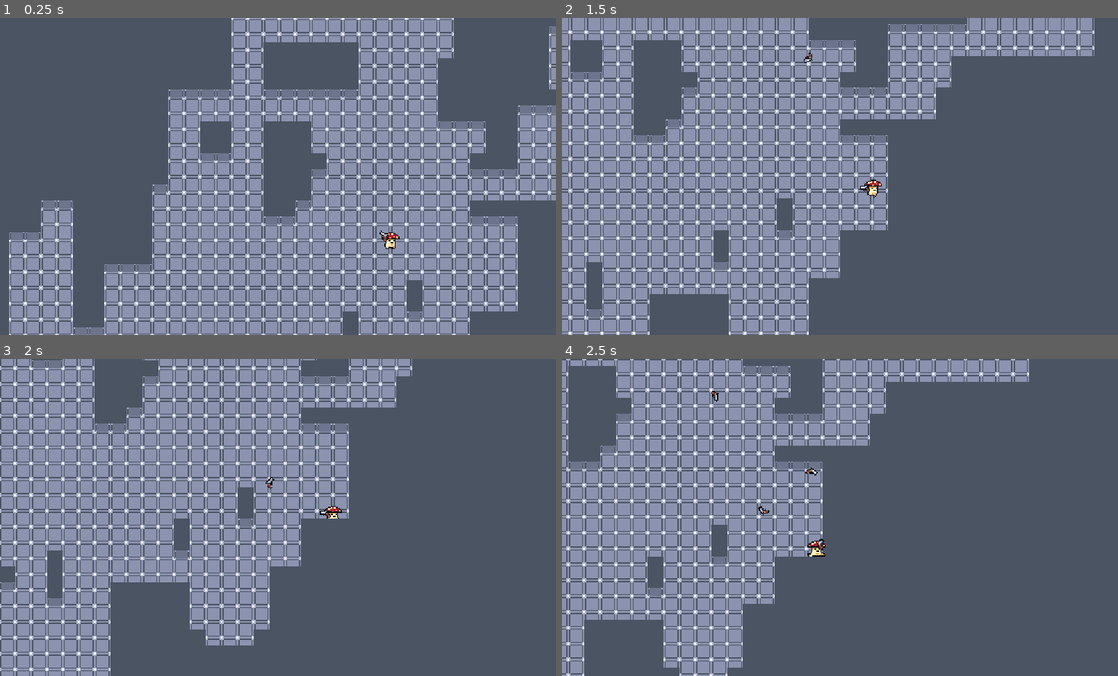
Above: before the commit, frames 1-4 (two rows, left to right).
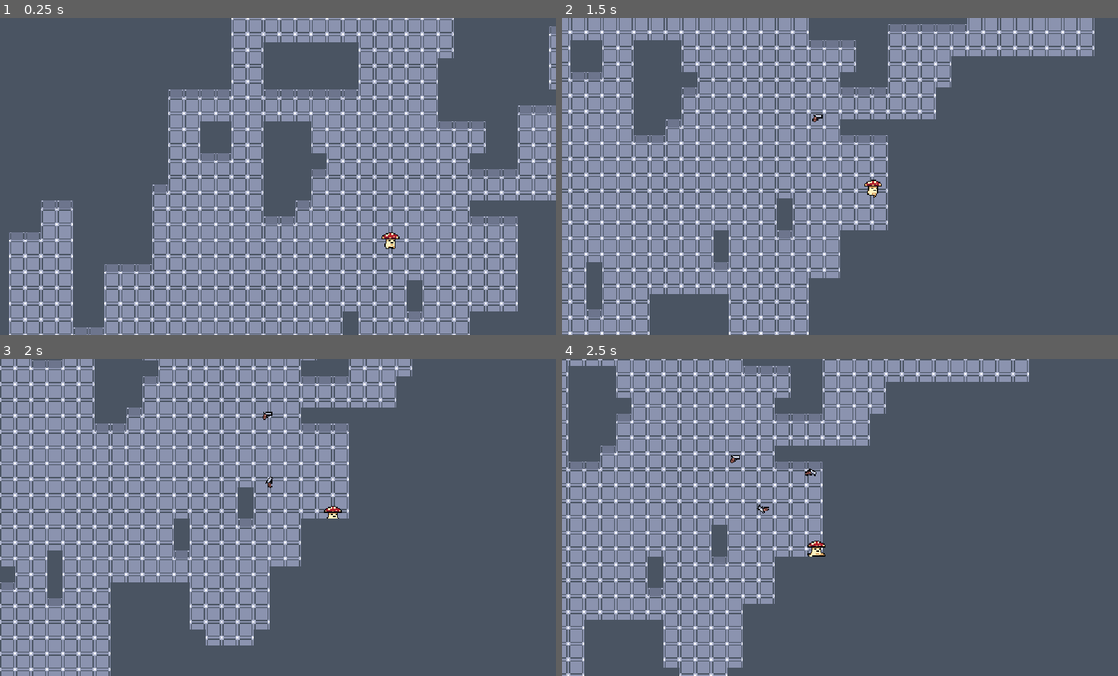
Above: after the commit, the same moments.

Repository: Hairic95/nuclear-throne-godot-clone
Game: Godot game, scene res://src/scenes/TestScene.tscn
Same seed, same stepped clock (60 frames per second), same inputs: the game is played once before the commit and once after it.
Inputs (mouse positions are in pixels of both pictures, inside the frame that each line leads up to):
- Up to frame 1 (0.25 s): no input
- Up to frame 2 (1.5 s): move the mouse to (962, 160) at 0.52 s; hold D 0.53-1.28 s; right-click (962, 160) at 0.6 s; tap E (interact) at 0.8, 1.35 s; move the mouse to (728, 192) at 1.27 s; hold S from 1.28 s (still down)
- Up to frame 3 (2 s): keep holding S; right-click (166, 533) at 1.55 s
- Up to frame 4 (2.5 s): move the mouse to (895, 447) at 2.02 s; release S at 2.03 s; hold D from 2.03 s (still down); right-click (895, 447) at 2.1 s; tap E (interact) at 2.3 s

The runs differ from the first frame. In frame 1, less than 0.1% of the frame differs, in the area x 68-70%, y 66-71%; in frame 2, less than 0.1%; in frame 3, less than 0.1%; in frame 4, 0.1%, in the area x 26-48%, y 10-61%.

Commit message:
player can pick up weapons

Diff:
--- a/project.godot
+++ b/project.godot
@@ -19,6 +19,11 @@
 "language": "GDScript",
 "path": "res://src/entities/objects/InteractiveObject.gd"
 }, {
+"base": "InteractiveObject",
+"class": "InteractiveWeapon",
+"language": "GDScript",
+"path": "res://src/entities/objects/InteractiveWeapon.gd"
+}, {
 "base": "Sprite",
 "class": "Weapon",
 "language": "GDScript",
@@ -27,6 +32,7 @@
 _global_script_class_icons={
 "Bullet": "",
 "InteractiveObject": "",
+"InteractiveWeapon": "",
 "Weapon": ""
 }
 
--- a/src/entities/objects/InteractiveWeapon.gd
+++ b/src/entities/objects/InteractiveWeapon.gd
@@ -1,4 +1,5 @@
 extends InteractiveObject
+class_name InteractiveWeapon
 
 export (PackedScene) var weapon_at_pickup = load("res://src/entities/weapons/Weapon.tscn")
 
--- a/src/entities/player/Player.gd
+++ b/src/entities/player/Player.gd
@@ -10,6 +10,8 @@
 var direction_input : Vector2 = Vector2.ZERO
 
 var current_interactive_obj : InteractiveObject = null
+
+onready var current_active_weapon
 
 func _ready():
 	$AnimTree.active = true
@@ -37,9 +39,11 @@
 			is_alive = false
 
 		if Input.is_action_just_pressed("interact") and current_interactive_obj != null:
-			current_interactive_obj.interact()
+			if current_interactive_obj is InteractiveWeapon:
+				add_weapon(current_interactive_obj.weapon_at_pickup)
+				current_interactive_obj.interact()
 		if Input.is_action_just_pressed("ability"):
-			EventBus.emit_signal("test_throw_weapon", Vector2(cos($Gun.rotation), sin($Gun.rotation)))
+			EventBus.emit_signal("test_throw_weapon", Vector2(get_global_mouse_position() - global_position).normalized())
 
 		if Input.is_key_pressed(KEY_W) || Input.is_key_pressed(KEY_S) || Input.is_key_pressed(KEY_A) || Input.is_key_pressed(KEY_D):
 			is_moving_by_player = true
@@ -49,7 +53,6 @@
 		else:
 			 $AnimTree.set("parameters/tr_movement/current", 0)
 
-		handle_gun_rotatation()
 		handle_camera_position()
 
 	move_and_slide(direction_input.normalized() * SPEED)
@@ -57,16 +60,11 @@
 	direction_input = Vector2.ZERO
 	is_moving_by_player = false
 
-func handle_gun_rotatation():
+func add_weapon(new_weapon_reference):
 
-	# Orients the gun where the mouse is
-	$Gun.look_at(get_global_mouse_position())
+	var new_weapon = new_weapon_reference.instance()
+	$Weapons.add_child(new_weapon)
 
-	# Handle the gun sprite in order not to show it upside down when on the opposite side
-	if cos($Gun.rotation) > 0:
-		$Gun.flip_v = false
-	else:
-		$Gun.flip_v = true
 
 func handle_camera_position():
 	var new_camera_position = global_position + (get_global_mouse_position() - global_position) / 3
--- a/src/entities/player/Player.tscn
+++ b/src/entities/player/Player.tscn
@@ -1,8 +1,7 @@
-[gd_scene load_steps=18 format=2]
+[gd_scene load_steps=17 format=2]
 
 [ext_resource path="res://src/entities/player/Player.gd" type="Script" id=1]
 [ext_resource path="res://assets/textures/entitites/player/fungus.png" type="Texture" id=2]
-[ext_resource path="res://src/entities/weapons/Weapon.tscn" type="PackedScene" id=3]
 [ext_resource path="res://src/entities/player/CameraHandler.gd" type="Script" id=4]
 
 [sub_resource type="RectangleShape2D" id=1]
@@ -166,9 +165,11 @@
 nodes/tr_alive/position = Vector2( 980, 220 )
 nodes/tr_movement/node = SubResource( 12 )
 nodes/tr_movement/position = Vector2( 420, 180 )
-node_connections = [ "output", 0, "tr_alive", "tr_movement", 0, "an_idle", "tr_movement", 1, "an_run", "tr_alive", 0, "os_hurt", "tr_alive", 1, "an_dead", "os_hurt", 0, "tr_movement", "os_hurt", 1, "an_hurt" ]
-
-[node name="Player" type="KinematicBody2D"]
+node_connections = [ "output", 0, "tr_alive", "os_hurt", 0, "tr_movement", "os_hurt", 1, "an_hurt", "tr_alive", 0, "os_hurt", "tr_alive", 1, "an_dead", "tr_movement", 0, "an_idle", "tr_movement", 1, "an_run" ]
+
+[node name="Player" type="KinematicBody2D" groups=[
+"player",
+]]
 script = ExtResource( 1 )
 
 [node name="CollisionShape2D" type="CollisionShape2D" parent="."]
@@ -180,7 +181,7 @@
 hframes = 12
 frame = 2
 
-[node name="Gun" parent="." instance=ExtResource( 3 )]
+[node name="Weapons" type="Node2D" parent="."]
 
 [node name="AnimPlayer" type="AnimationPlayer" parent="."]
 anims/dead = SubResource( 2 )
--- a/src/entities/weapons/Weapon.gd
+++ b/src/entities/weapons/Weapon.gd
@@ -3,6 +3,7 @@
 
 export (String) var id = "gun"
 
+export (PackedScene) var drop_weapon = preload("res://src/entities/objects/InteractiveWeapon.tscn")
 export (PackedScene) var bullet_reference = preload("res://src/entities/bullets/Bullet.tscn")
 
 func _ready():
@@ -14,3 +15,15 @@
 		$ShootEffect.play()
 		EventBus.emit_signal("create_bullet", bullet_reference.instance(), global_position, rotation)
 		EventBus.emit_signal("start_screenshake", 10)
+	handle_rotatation()
+
+
+func handle_rotatation():
+	# Orients the gun where the mouse is
+	look_at(get_global_mouse_position())
+
+	# Handle the gun sprite in order not to show it upside down when on the opposite side
+	if cos(rotation) > 0:
+		flip_v = false
+	else:
+		flip_v = true
